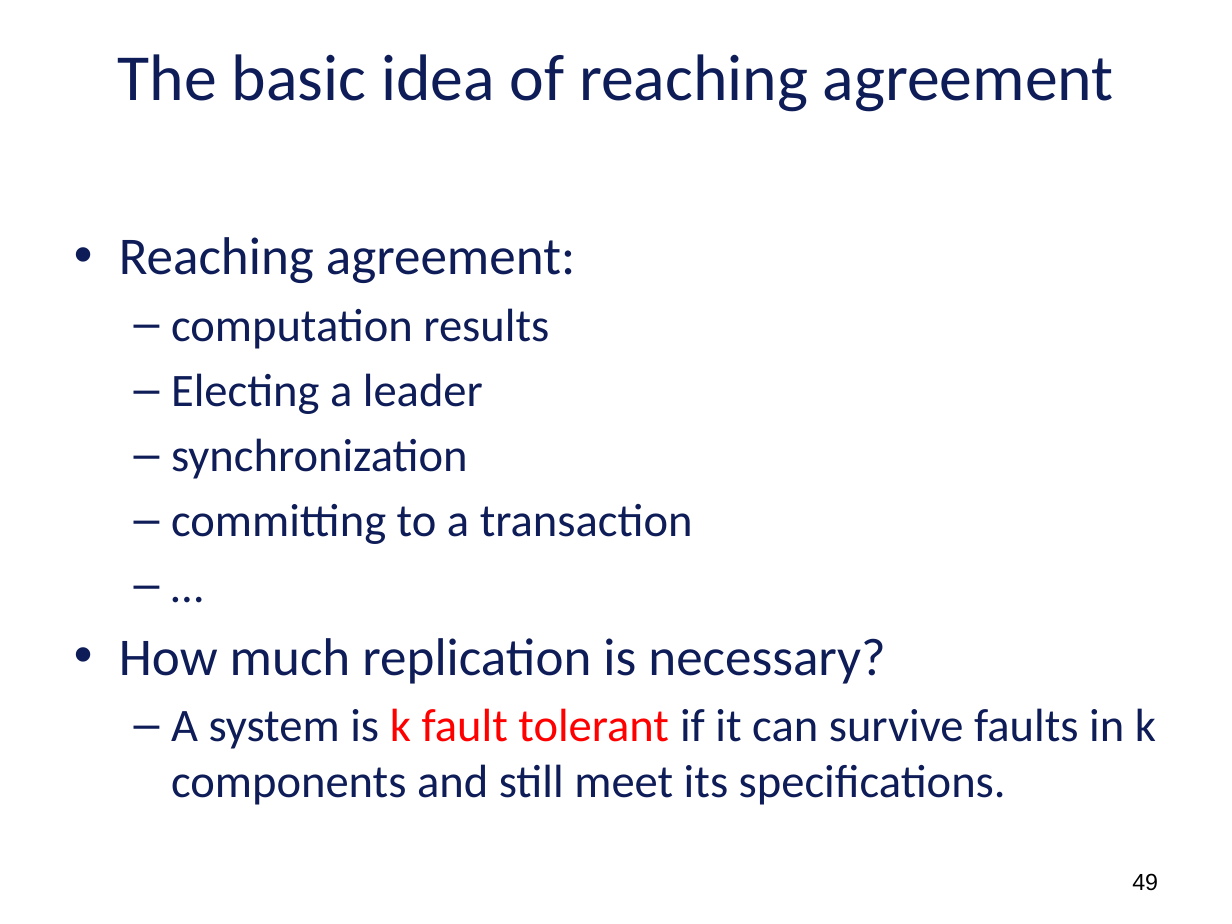
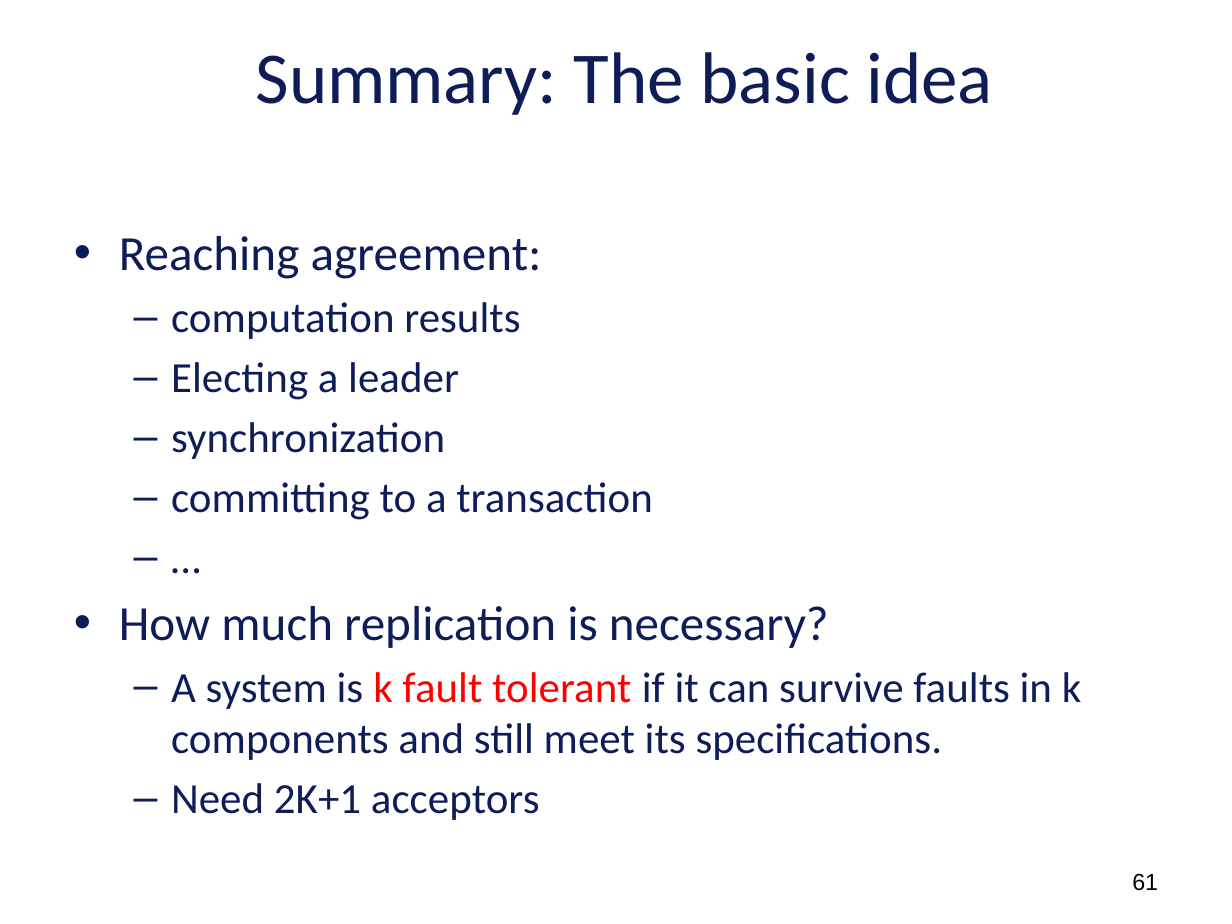
Before and after one commit to vu-resilient-distributed-systems/lectures-fall-2019, a slide deck: slide 61 of Module-5-AvoidingFailures/04_00_SoftwareFaultTolerance.pptx (slide 49 before the commit). Drawn at 1232x924 pixels with LibreOffice and Linux fonts; fonts in the diff are those of the drawing; background and template pictures are left out. Boxes give left, top, right and bottom in pixels: in the first picture for what was removed or moved away, otherwise in the second. Text is boxed around its words. In the diff, an @@ line names an element or a change of style, - is before the commit and + after.

```diff
--- a/Module-5-AvoidingFailures/04_00_SoftwareFaultTolerance.pptx
+++ b/Module-5-AvoidingFailures/04_00_SoftwareFaultTolerance.pptx
@@ title at bbox=[256, 52, 992, 115]: text changed; size 38.4 to 42.7 pt @@
-The basic idea of reaching agreement
+Summary: The basic idea
@@ text at bbox=[119, 236, 1081, 760]: paragraph added @@
+  – Need 2K+1 acceptors
@@ text at bbox=[119, 236, 1081, 760]: size 31.1 to 28.7 pt in "Reaching agreement:", "How much replication is necessary?"; size 27.2 to 25.1 pt in "computation results", "Electing a leader", "synchronization", "committing to a transaction" and 2 more places @@
@@ page number at bbox=[1132, 873, 1158, 891]: text changed @@
-49
+61
```
Also in this commit, not shown: 3 other slides changed, 16 slides added, 2 slides removed, 2 other files.
